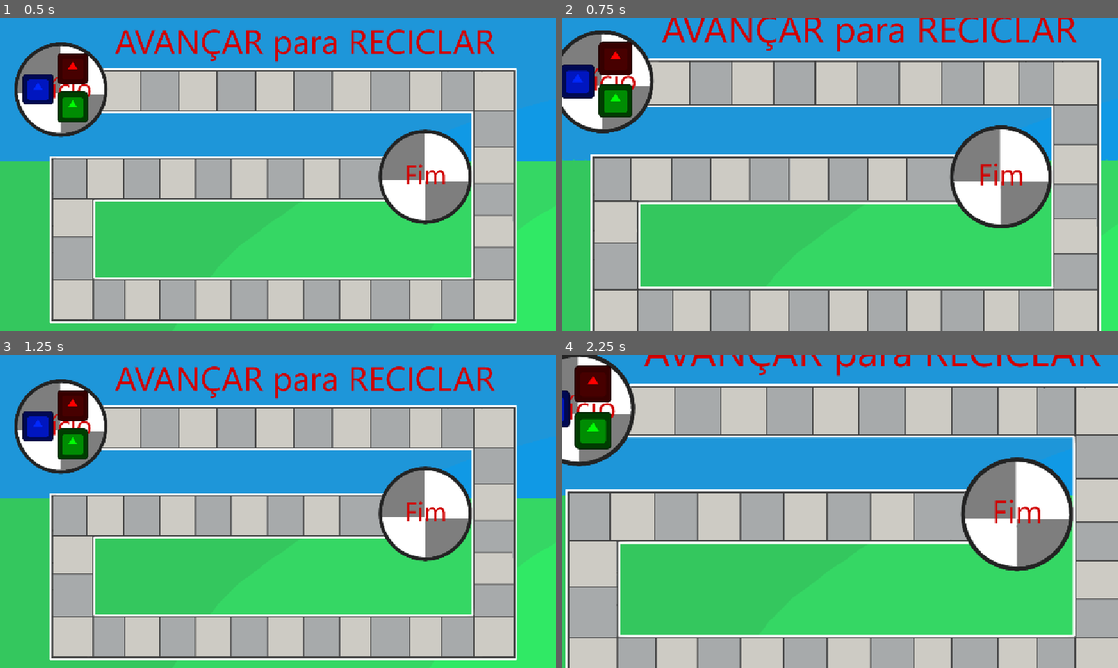
Above: before the commit, frames 1-4 (two rows, left to right).
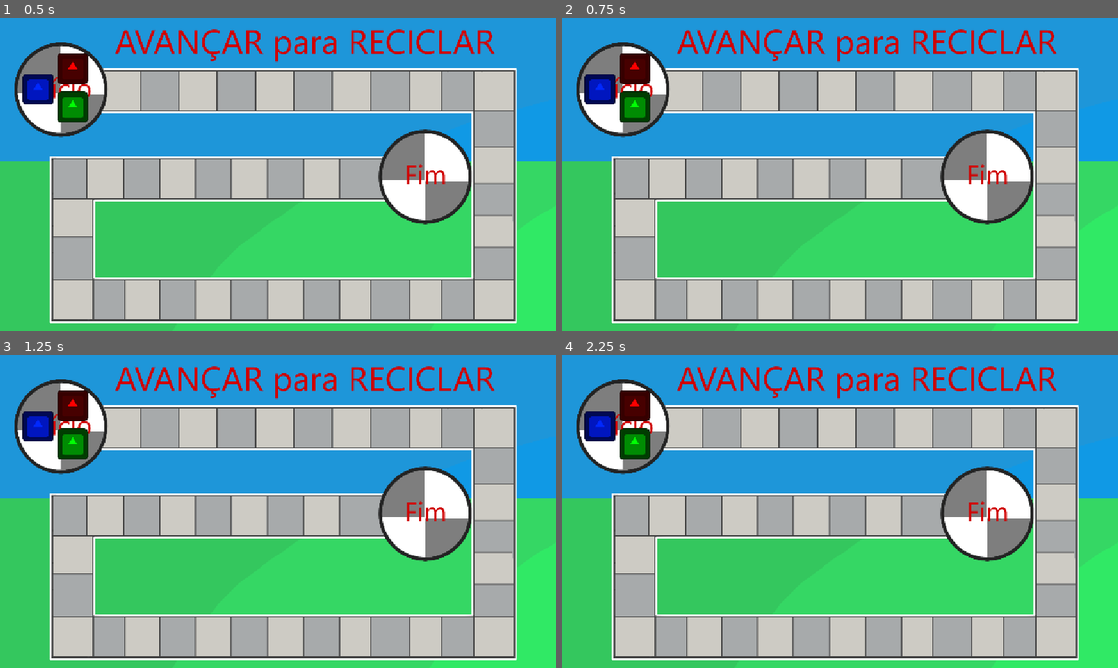
Above: after the commit, the same moments.

Repository: LitheFulminare/avancar-para-reciclar-XP5
Game: Godot game, scene res://Scenes/Game/game_scene.tscn
Same seed, same stepped clock (60 frames per second), same inputs: the game is played once before the commit and once after it. The engine's default icon, where the game draws it, is replaced by a stand-in: a white triangle on a blue panel in a dark square.
Inputs (mouse positions are in pixels of both pictures, inside the frame that each line leads up to):
- Up to frame 1 (0.5 s): no input
- Up to frame 2 (0.75 s): tap Enter at 0.5 s; move the mouse to (962, 158) at 0.52 s; hold Mouse wheel up (Camera zoom in) from 0.53 s (still down)
- Up to frame 3 (1.25 s): keep holding Mouse wheel up (Camera zoom in); tap Mouse wheel down (Camera zoom out) at 0.8 s
- Up to frame 4 (2.25 s): move the mouse to (728, 527) at 1.27 s; release Mouse wheel up (Camera zoom in) at 1.28 s; tap Mouse wheel down (Camera zoom out) at 1.35 s; tap Mouse wheel up (Camera zoom in) at 1.55 s; move the mouse to (895, 442) at 2.02 s; hold Mouse wheel up (Camera zoom in) from 2.03 s (still down)

Frame 1 is identical in both runs. In frame 2, 40% of the frame differs, in the area x 0-100%, y 0-100%; in frame 3, 0.5%; in frame 4, 61%.
Error after the commit: Cannot call method 'start' on a null value. (res://Scripts/Map)

Commit message:
polished scrolling camera
added a zoom timer (to prevent zooming to much when holding a key), also now it won't zoom past the minimum and maximum limit

Diff:
--- a/avancar para reciclar/Prototyping/map test.tscn
+++ b/avancar para reciclar/Prototyping/map test.tscn
@@ -10,7 +10,7 @@
 texture = ExtResource("1_114w1")
 centered = false
 
-[node name="Camera2D" type="Camera2D" parent="."]
+[node name="Scrolling Camera" type="Camera2D" parent="." node_paths=PackedStringArray("zoom_cooldown")]
 position = Vector2(576, 328)
 limit_left = 0
 limit_top = 0
@@ -18,3 +18,9 @@
 limit_bottom = 652
 editor_draw_limits = true
 script = ExtResource("2_y42xc")
+zoom_cooldown = NodePath("Zoom cooldown")
+
+[node name="Zoom cooldown" type="Timer" parent="Scrolling Camera"]
+wait_time = 0.2
+
+[connection signal="timeout" from="Scrolling Camera/Zoom cooldown" to="Scrolling Camera" method="_on_zoom_cooldown_timeout"]
--- a/avancar para reciclar/Scripts/Map elements/camera drag and zoom.gd
+++ b/avancar para reciclar/Scripts/Map elements/camera drag and zoom.gd
@@ -1,9 +1,12 @@
 extends Camera2D
+
+var is_zoom_on_cooldown: bool = false
 
 var zoom_target: Vector2
 @export var pan_speed: float = 300
 
 @export var map_background: Sprite2D
+@export var zoom_cooldown: Timer
 
 func _ready() -> void:
 	zoom_target = zoom
@@ -14,18 +17,24 @@
 
 
 func zoom_with_mouse(delta: float) -> void:
-	if Input.is_action_just_pressed("Camera zoom in"):
+	if Input.is_action_pressed("Camera zoom in") && !is_zoom_on_cooldown:
+		zoom_cooldown.start()
+		is_zoom_on_cooldown = true
 		zoom_target *= 1.1
 
-	if Input.is_action_just_pressed("Camera zoom out"):
+	if Input.is_action_pressed("Camera zoom out") && !is_zoom_on_cooldown:
+		zoom_cooldown.start()
+		is_zoom_on_cooldown = true
 		zoom_target *= 0.9
 
-	zoom = zoom.slerp(zoom_target, 12 * delta)
+	zoom = zoom.slerp(zoom_target, 8 * delta)
 
-	if zoom_target.x < 1:
-		zoom_target.x = 1
-	if zoom_target.y < 1:
-		zoom_target.y = 1
+	if zoom.x < 1:
+		zoom_target = Vector2(1,1)
+		zoom = Vector2(1,1)
+	elif zoom.x > 2.85:
+		zoom_target = Vector2(2.85, 2.85)
+		zoom_target = Vector2(2.85, 2.85)
 
 func move_with_keyboard(delta: float) -> void:
 	var movement_direction: Vector2 = Vector2.ZERO
@@ -52,3 +61,7 @@
 	# now due to parallax the camera appears to move faster the more it's zoomed in
 	# this prevents that, but it's up to personal preference
 	#global_position += movement_direction.normalized() * pan_speed * delta * (1/zoom.x)
+
+
+func _on_zoom_cooldown_timeout() -> void:
+	is_zoom_on_cooldown = false
